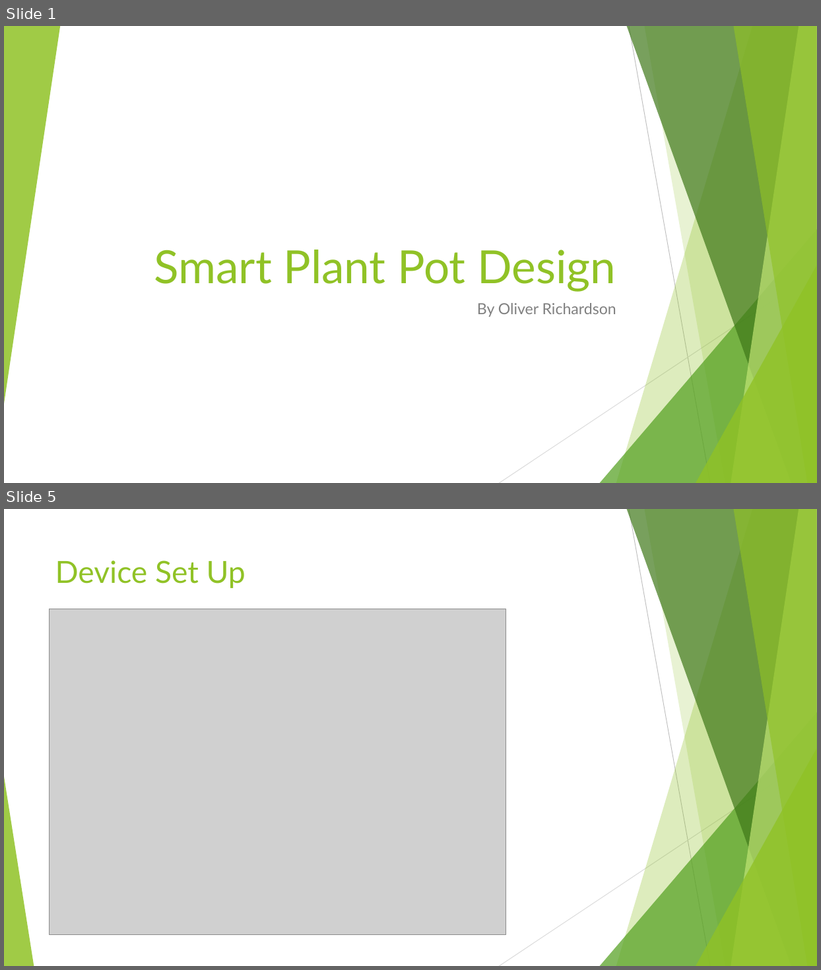
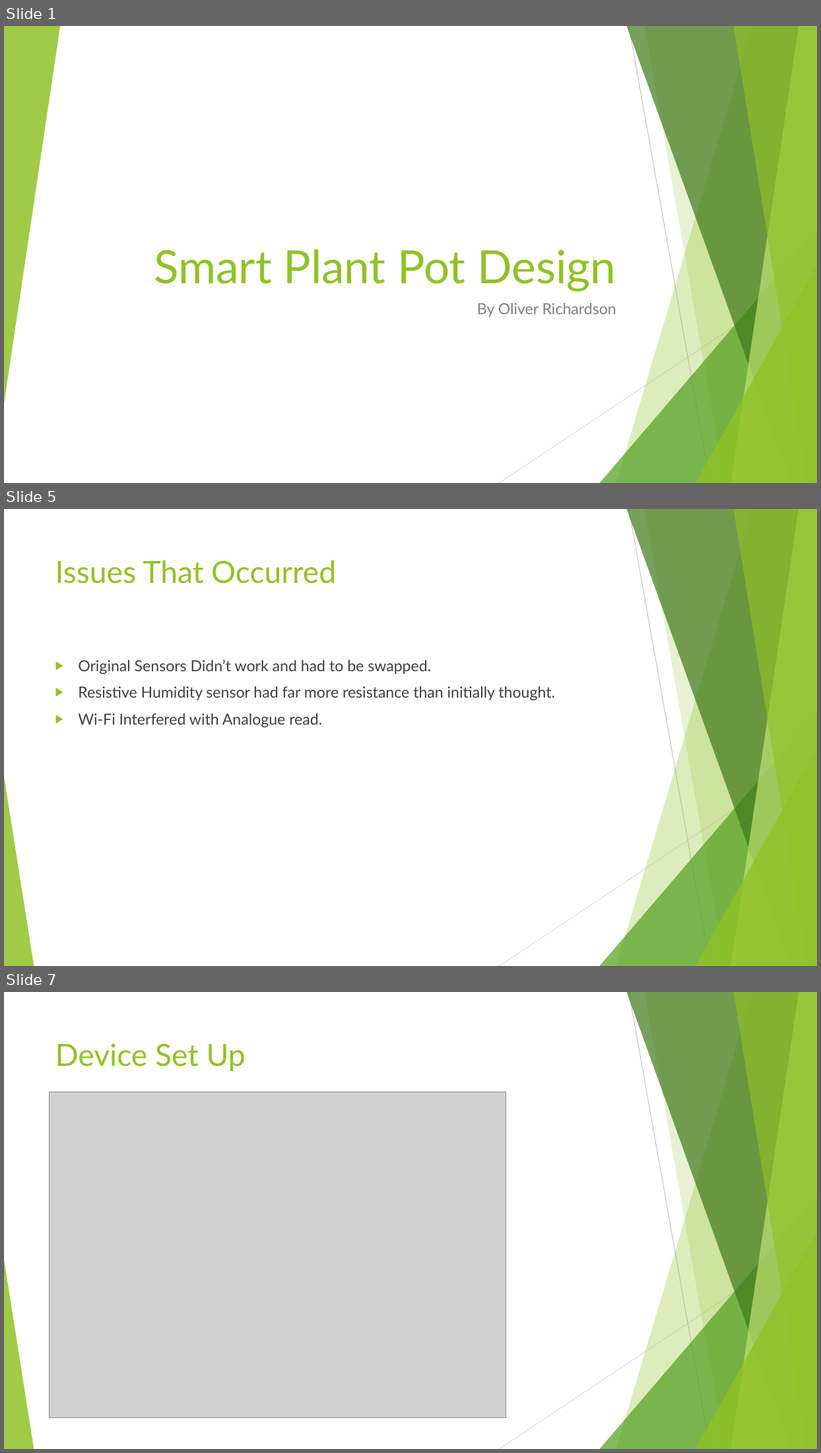
Before and after one commit to OliverWKRichardson/Internet-of-Things-Classwork, a slide deck: Assignment2/Design Jury/Presentation/or83 Design Jury.pptm. Shown one above the other, each under a label of ours: slides 1 and 5 before the commit, slides 1, 5 and 7 after it; the slides between them are not shown. The pictures are 821x970 and 821x1453 pixels, drawn with LibreOffice and Linux fonts; fonts in the diff are those of the drawing; grey boxes stand for pictures. Boxes give left, top, right and bottom in pixels: in the first picture for what was removed or moved away, otherwise in the second. Text is boxed around its words. In the diff, an @@ line names an element or a change of style, - is before the commit and + after.

```diff
--- a/Assignment2/Design Jury/Presentation/or83 Design Jury.pptm
+++ b/Assignment2/Design Jury/Presentation/or83 Design Jury.pptm
@@ slide 5 added at [4,509,817,966], background #FFFFFF; not listed: 10 template elements that a slide beside it also shows @@
@@ title added at [55,560,336,584], 36 pt, text #90C226 @@
+Issues That Occurred
@@ text added at [78,659,555,727], 18 pt, text #404040 @@
+▶ Original Sensors Didn’t work and had to be swapped.
+▶ Resistive Humidity sensor had far more resistance than initially thought.
+▶ Wi-Fi Interfered with Analogue read.
@@ what was slide 5 is now slide 7 @@
```
Also in this commit, not shown: 4 slides changed.
